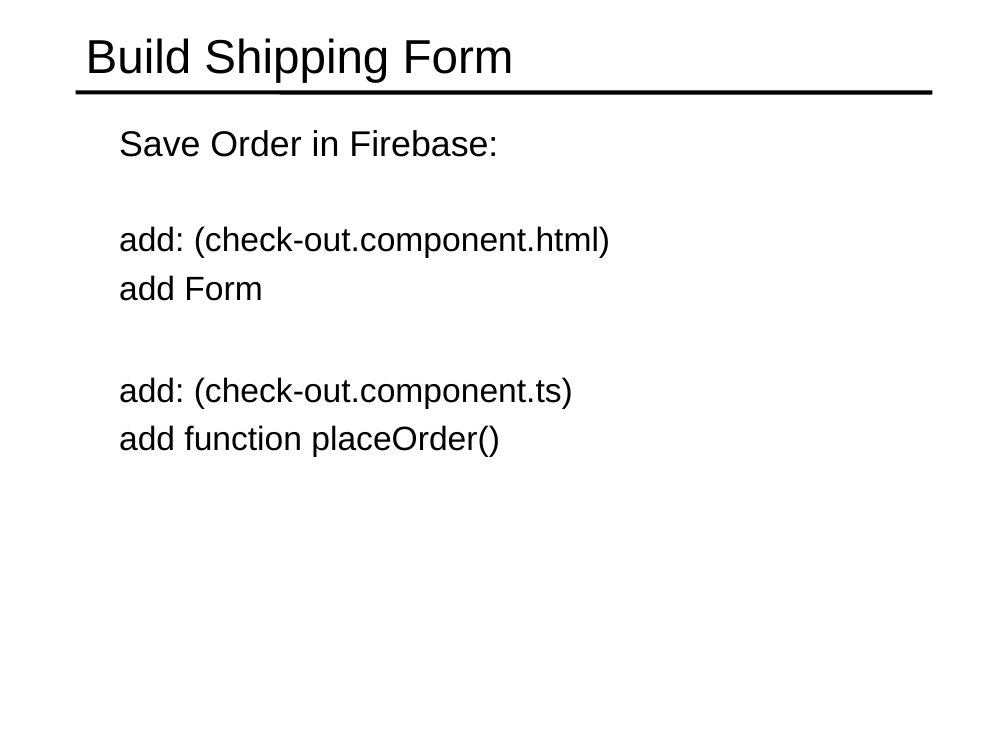
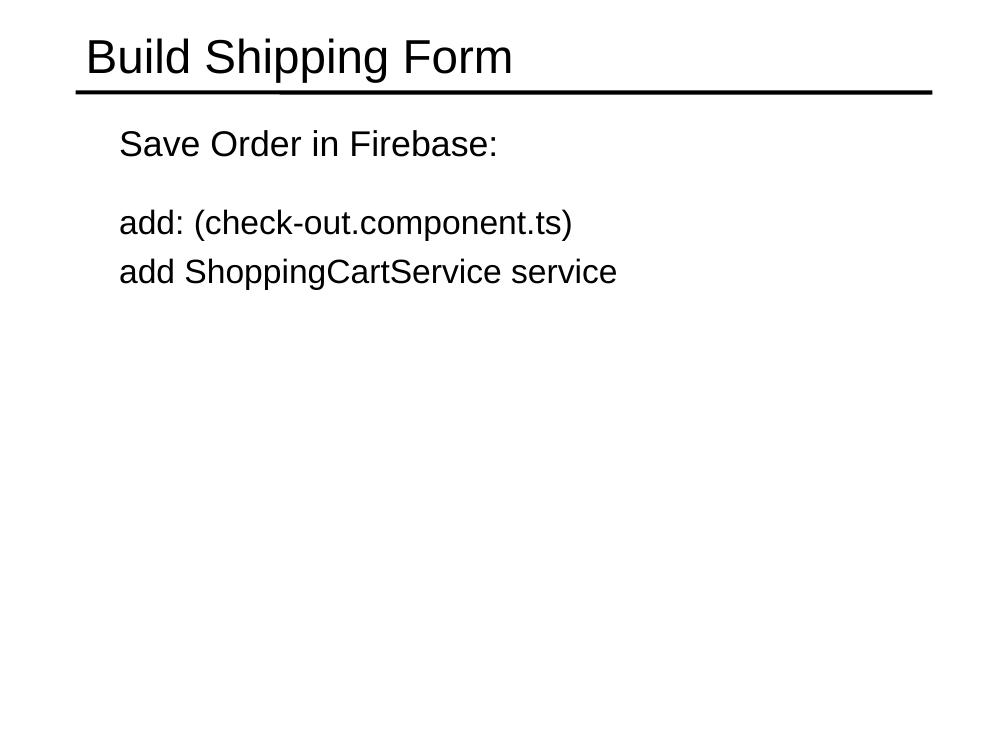
Before and after one commit to specter01wj/Jago_Link_Training, a slide deck: slide 5 of Angular/Angular7/Angular Advanced Course/Project/22.Project_Check Out Module/L6_Project_Check Out Module.ppt. Drawn at 1008x756 pixels with LibreOffice and Linux fonts; fonts in the diff are those of the drawing. Boxes give left, top, right and bottom in pixels: in the first picture for what was removed or moved away, otherwise in the second. Text is boxed around its words. In the diff, an @@ line names an element or a change of style, - is before the commit and + after.

Commit message:
11/11/2019 v1

```diff
--- a/Angular/Angular7/Angular Advanced Course/Project/22.Project_Check Out Module/L6_Project_Check Out Module.ppt
+++ b/Angular/Angular7/Angular Advanced Course/Project/22.Project_Check Out Module/L6_Project_Check Out Module.ppt
@@ text at [119,209,617,290]: text changed @@
-  add: (check-out.component.html)
-  add Form
+  add: (check-out.component.ts)
+  add ShoppingCartService service
@@ text removed at [119,377,573,457] @@
-  add: (check-out.component.ts)
-  add function placeOrder()
```
